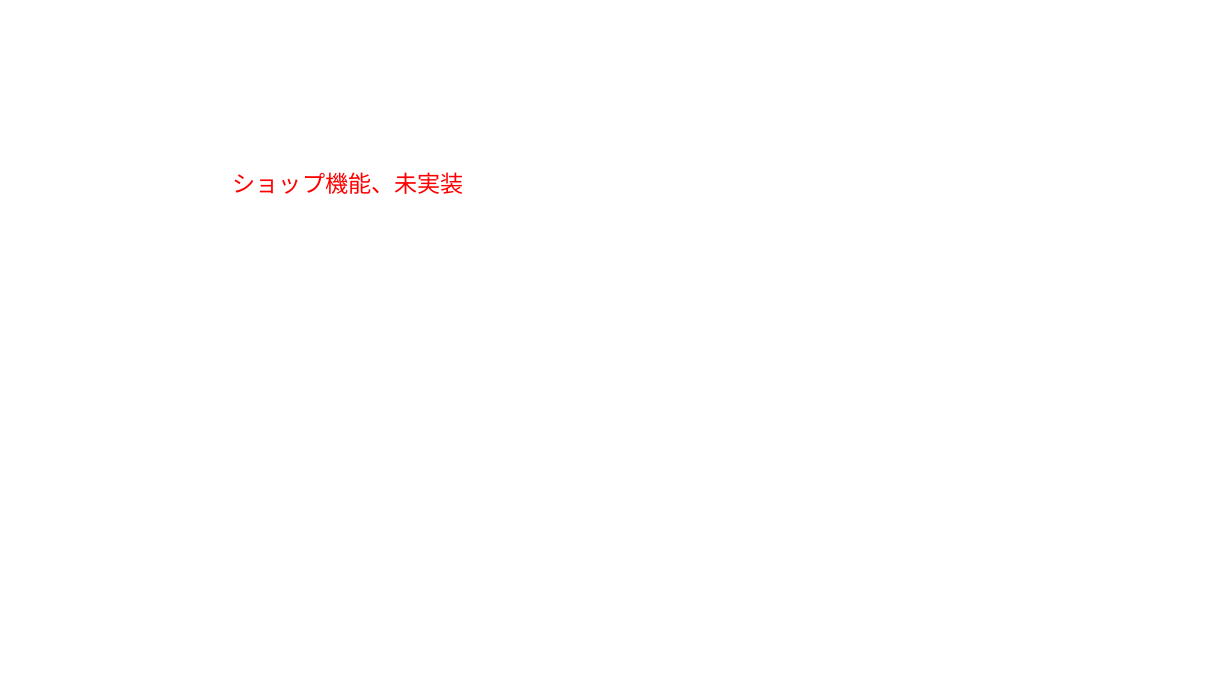
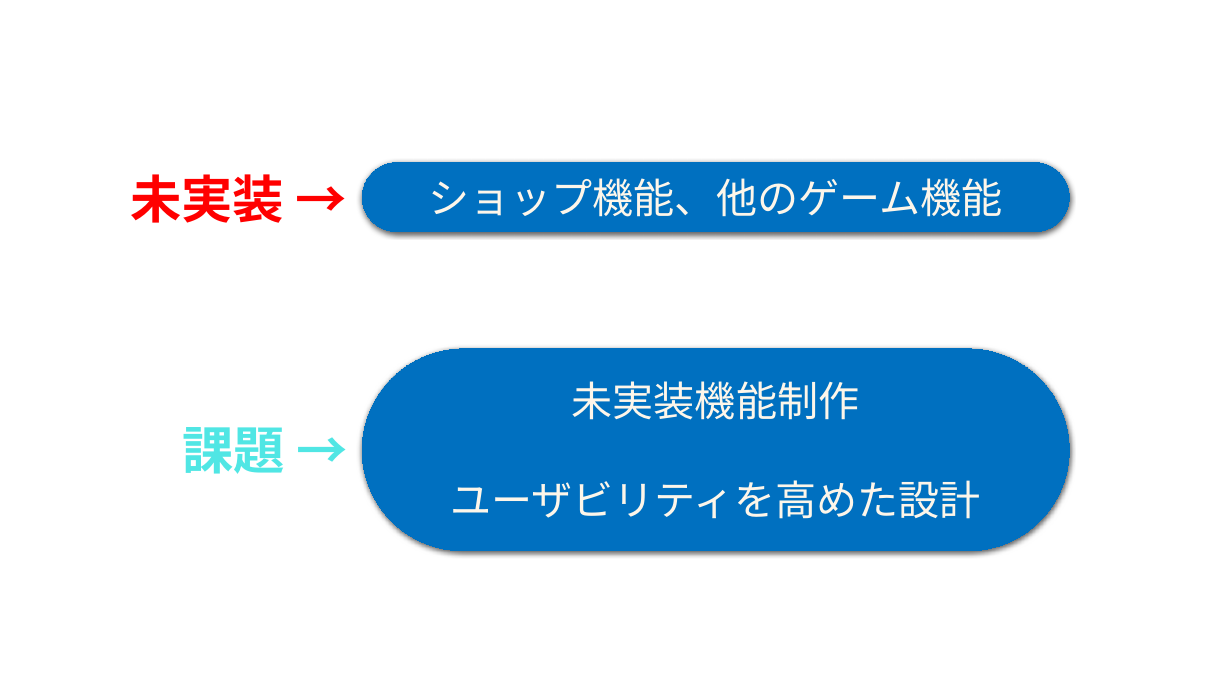
Before and after one commit to Fir4fly/Graduation-Project_specification, a slide deck: slide 14 of 総合制作実習.pptx. Drawn at 1232x693 pixels with LibreOffice and Linux fonts; fonts in the diff are those of the drawing; background and template pictures are left out. Boxes give left, top, right and bottom in pixels: in the first picture for what was removed or moved away, otherwise in the second. Text is boxed around its words. In the diff, an @@ line names an element or a change of style, - is before the commit and + after.

```diff
--- a/総合制作実習.pptx
+++ b/総合制作実習.pptx
@@ text at [130,174,284,223]: text changed; size 18 to 40 pt; bold on @@
-ショップ機能、未実装
+未実装 →
@@ rounded rectangle added at [362,163,1069,232], fill #0070C0, outline #0070C0 0.75 pt, 32 pt, text #FDF6EA @@
+ショップ機能、他のゲーム機能
@@ rounded rectangle added at [362,349,1069,552], fill #0070C0, outline #0070C0 0.75 pt, 32 pt, text #FDF6EA @@
+未実装機能制作
+ユーザビリティを高めた設計
@@ text added at [182,427,285,474], 40 pt, text #50E6E4, bold @@
+課題 →
```
Also in this commit, not shown: 1 slide added, 1 other file.
